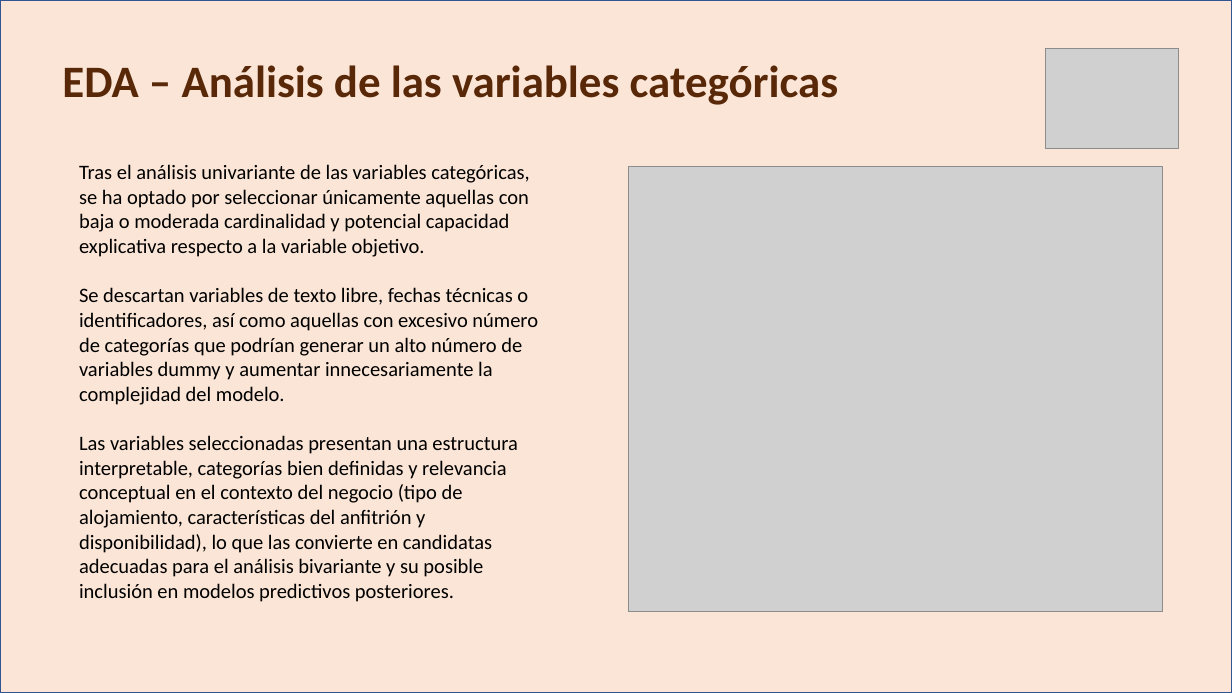
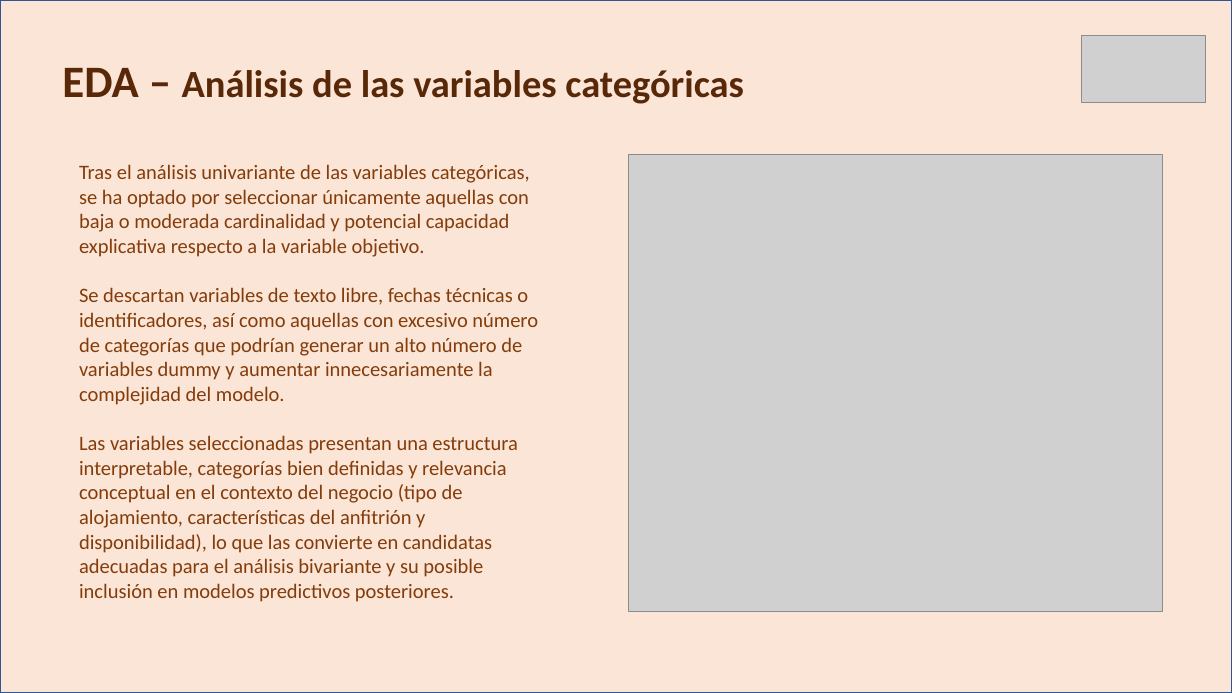
Before and after one commit to HimuraFresh/ML_-Grupo_1-, a slide deck: slide 6 of ML_ppt.pptx. Drawn at 1232x693 pixels with LibreOffice and Linux fonts; fonts in the diff are those of the drawing; grey boxes stand for pictures. Boxes give left, top, right and bottom in pixels: in the first picture for what was removed or moved away, otherwise in the second. Text is boxed around its words. In the diff, an @@ line names an element or a change of style, - is before the commit and + after.

```diff
--- a/ML_ppt.pptx
+++ b/ML_ppt.pptx
@@ text "EDA – Análisis de las ..." at (62,68,744,104): size 35 to 30 pt in "Análisis de las variables categóricas" @@
@@ picture removed at (1046,48,1179,148) @@
@@ picture added at (1082,35,1206,103) @@
@@ text "Tras el análisis univariante de ..." at (79,164,538,602): text colour #000000 to #843C0B @@
@@ picture: place and size @@
-picture at (628,166,1163,612)
+picture at (628,154,1163,612)
```
Also in this commit, not shown: 13 other slides changed, 4 slides added, 2 other files.
